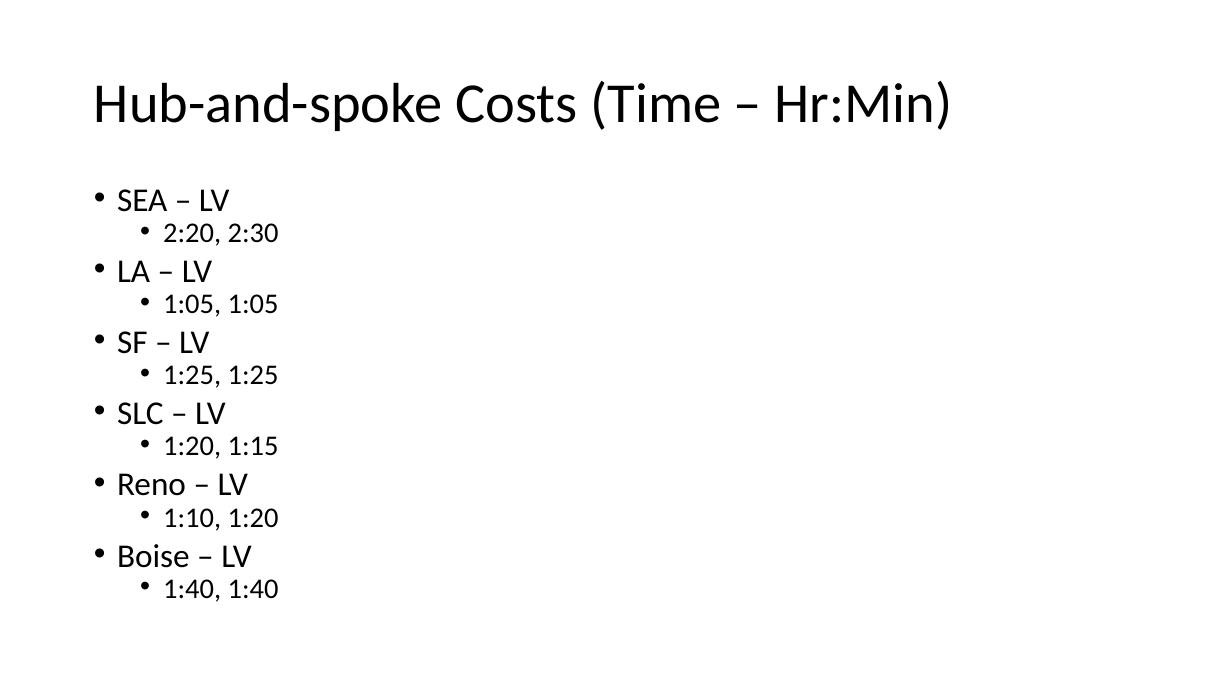
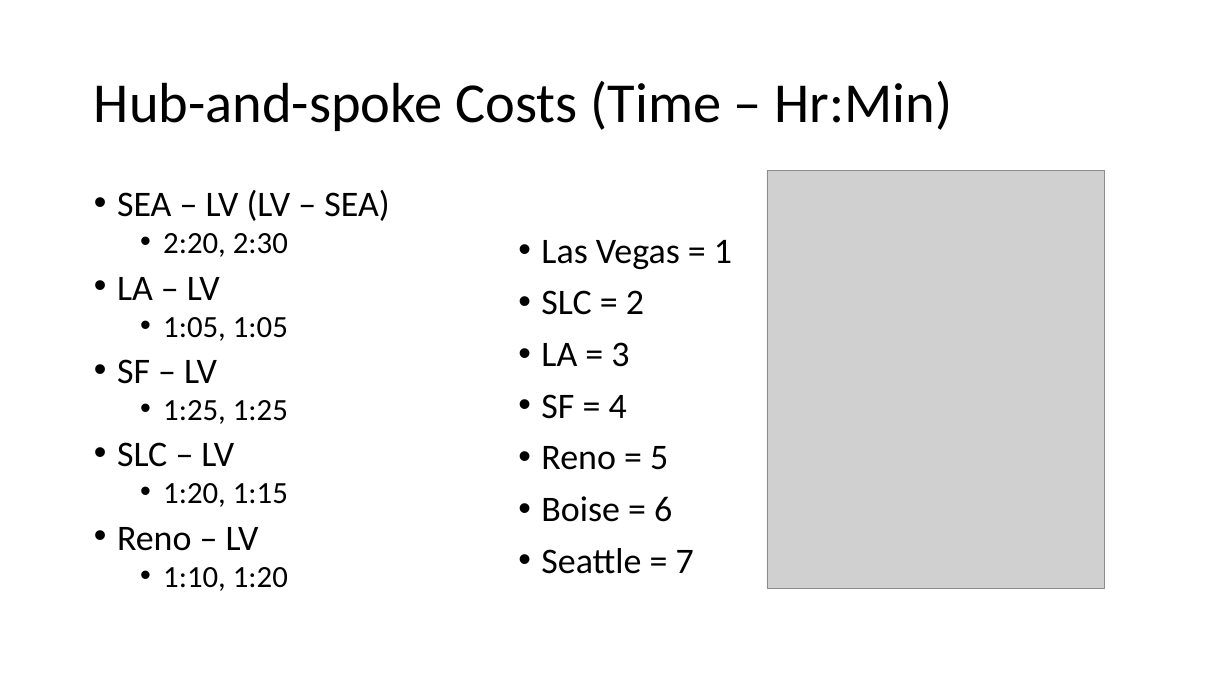
Before and after one commit to keloric/EE-P-578-B, a slide deck: slide 7 of Project/Graphics.pptx (slide 5 before the commit). Drawn at 1232x693 pixels with LibreOffice and Linux fonts; fonts in the diff are those of the drawing; grey boxes stand for pictures. Boxes give left, top, right and bottom in pixels: in the first picture for what was removed or moved away, otherwise in the second. Text is boxed around its words. In the diff, an @@ line names an element or a change of style, - is before the commit and + after.

```diff
--- a/Project/Graphics.pptx
+++ b/Project/Graphics.pptx
@@ picture added at <box>767,171,1104,589</box> @@
@@ text at <box>117,190,389,221</box>: text changed; size 25.9 to 28 pt @@
-• SEA – LV
+• SEA – LV (LV – SEA)
@@ text at <box>117,233,288,591</box>: size 22.2 to 24 pt in "2:20, 2:30", "1:05, 1:05", "1:25, 1:25", "1:20, 1:15" and 1 more places; size 25.9 to 28 pt in "LA – LV", "SF – LV", "SLC – LV", "Reno – LV"; line spacing 0.7 to 0.8 @@
@@ text added at <box>541,240,732,574</box>, 28 pt, text #000000 @@
+• Las Vegas = 1
+• SLC = 2
+• LA = 3
+• SF = 4
+• Reno = 5
+• Boise = 6
+• Seattle = 7
@@ text at <box>117,544,279,602</box>: paragraphs removed @@
-• Boise – LV
-  • 1:40, 1:40
```
Also in this commit, not shown: 3 other slides changed, 2 slides added, 7 other files.
